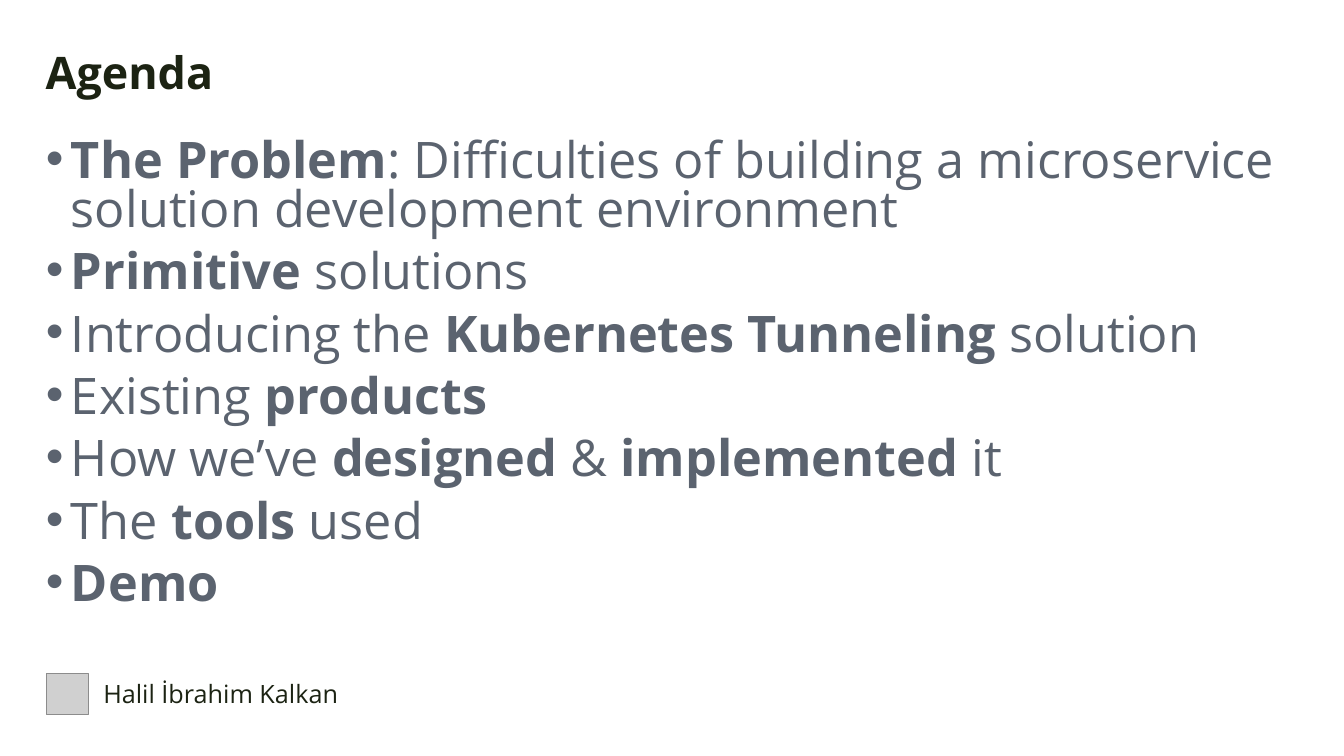
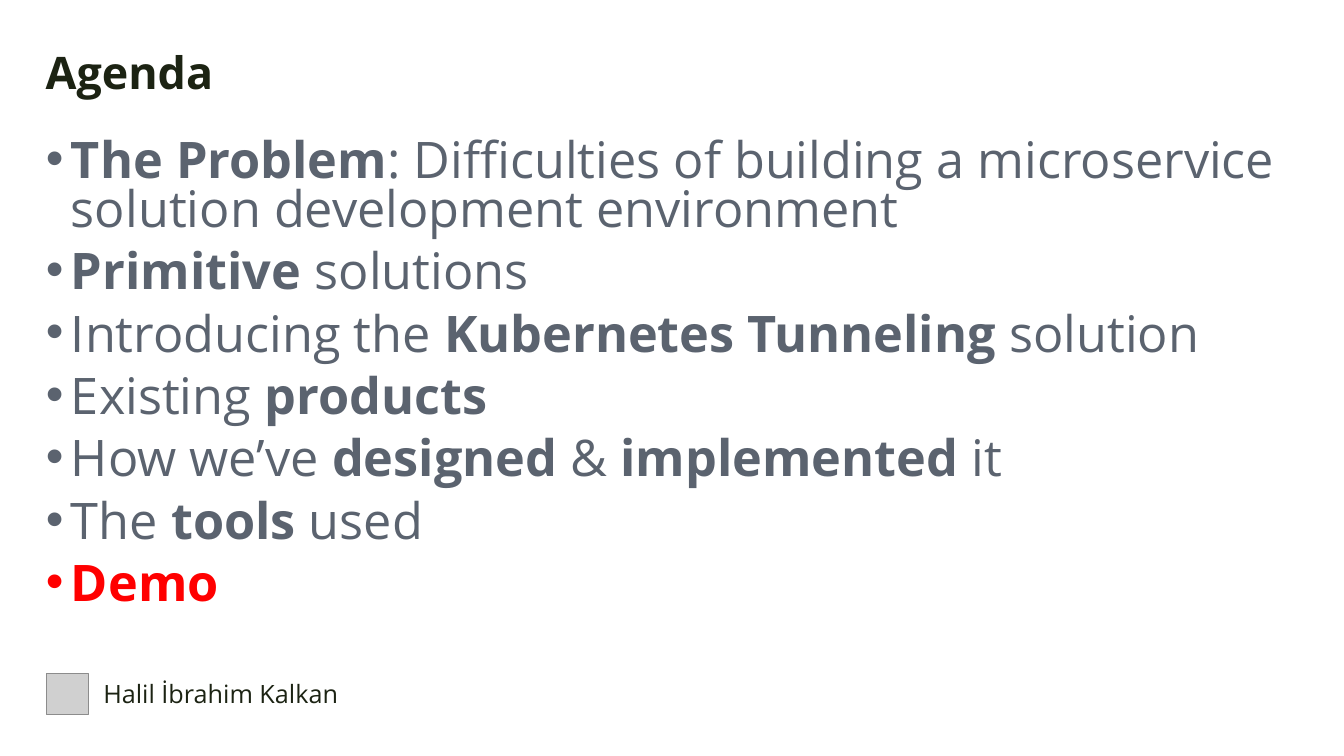
Before and after one commit to hikalkan/presentations, a slide deck: slide 3 of 2024-05-24 DevDays Kubernetes Integrated Dev Environment/Kubernetes Presentation.pptx. Drawn at 1344x756 pixels with LibreOffice and Linux fonts; fonts in the diff are those of the drawing; grey boxes stand for pictures; background and template pictures are left out. Boxes give left, top, right and bottom in pixels: in the first picture for what was removed or moved away, otherwise in the second. Text is boxed around its words. In the diff, an @@ line names an element or a change of style, - is before the commit and + after.

```diff
--- a/2024-05-24 DevDays Kubernetes Integrated Dev Environment/Kubernetes Presentation.pptx
+++ b/2024-05-24 DevDays Kubernetes Integrated Dev Environment/Kubernetes Presentation.pptx
@@ text at (71,565,219,602): text colour #5B636F to #FF0000 in "Demo" @@
```
Also in this commit, not shown: 1 other slide changed.
